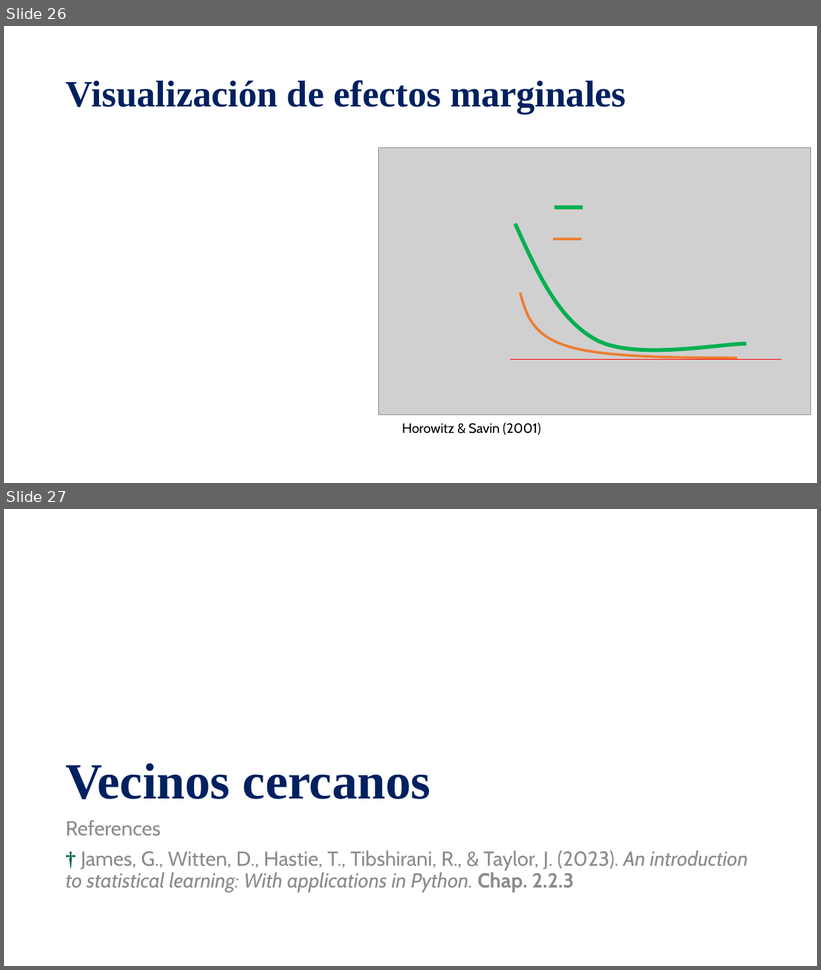
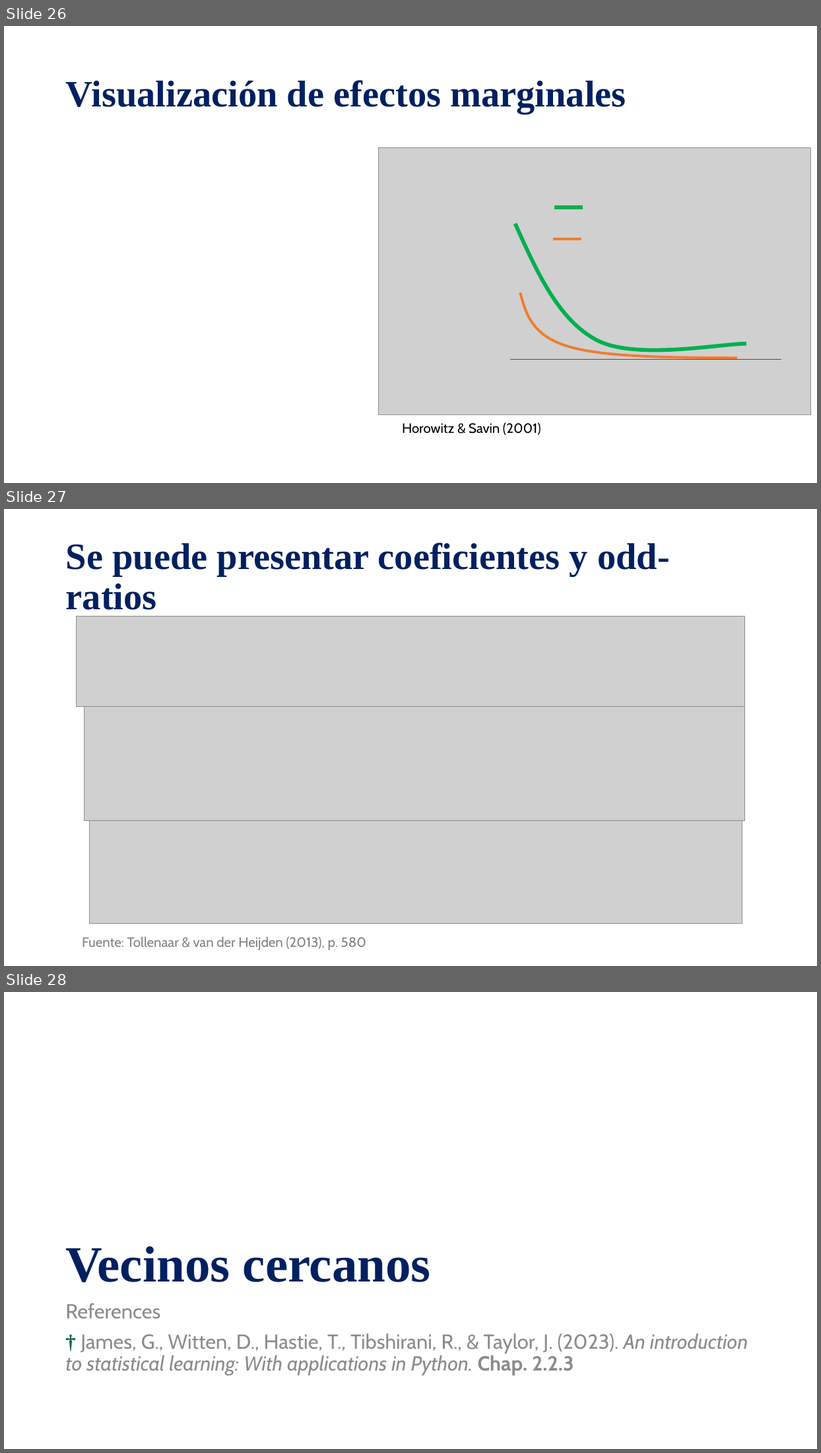
Before and after one commit to mnromero/BigData_UBA_2025_S2, a slide deck: Clase 05 Intro Métodos Supervisados/C6_Clasificacion Bayes_Logit_kNN_ROC.pptx. Shown one above the other, each under a label of ours: slides 26 and 27 before the commit, slides 26, 27 and 28 after it. The pictures are 821x970 and 821x1453 pixels, drawn with LibreOffice and Linux fonts; fonts in the diff are those of the drawing; grey boxes stand for pictures. Boxes give left, top, right and bottom in pixels: in the first picture for what was removed or moved away, otherwise in the second. Text is boxed around its words. In the diff, an @@ line names an element or a change of style, - is before the commit and + after.

```diff
--- a/Clase 05 Intro Métodos Supervisados/C6_Clasificacion Bayes_Logit_kNN_ROC.pptx
+++ b/Clase 05 Intro Métodos Supervisados/C6_Clasificacion Bayes_Logit_kNN_ROC.pptx
@@ slide 27 added at [4,509,817,966], background #FFFFFF @@
@@ title added at [66,543,670,617], 44 pt, text #002060, bold @@
+Se puede presentar coeficientes y odd-ratios
@@ picture added at [76,617,745,707] @@
@@ picture added at [84,706,745,821] @@
@@ picture added at [89,821,742,923] @@
@@ text added at [82,937,366,951], 16 pt, text #808080 @@
+Fuente: Tollenaar & van der Heijden (2013), p. 580
@@ what was slide 27 is now slide 28 @@
```
Also in this commit, not shown: 2 slides changed, 1 other file.
